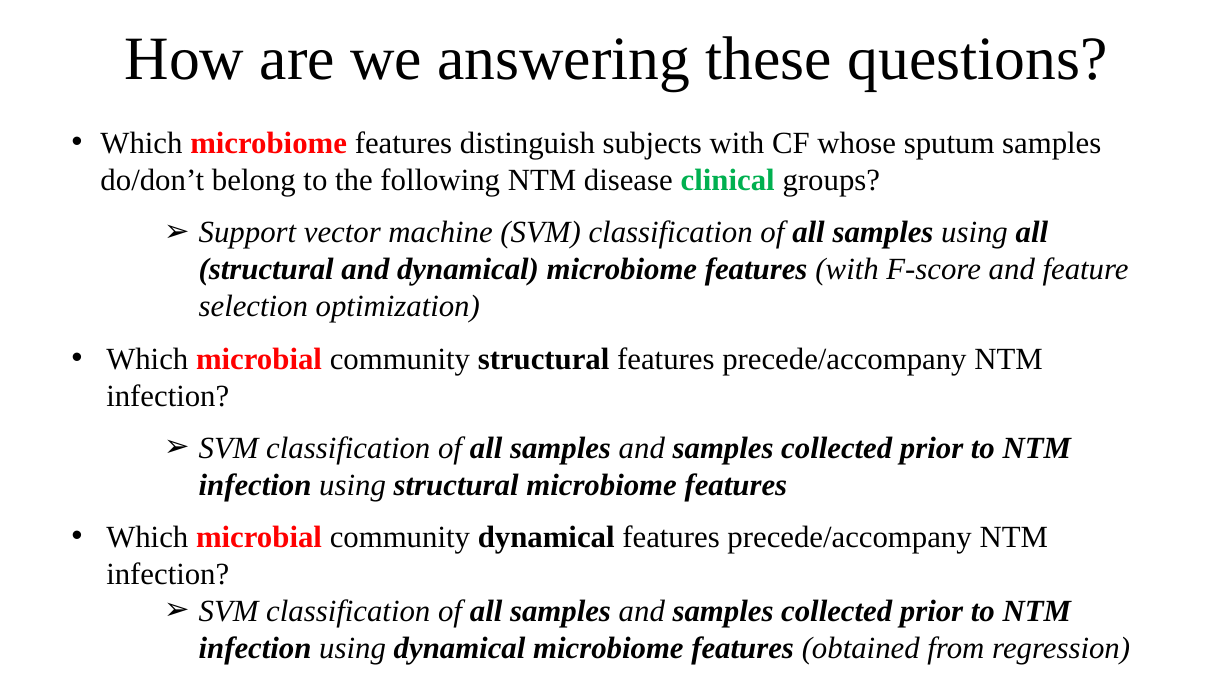
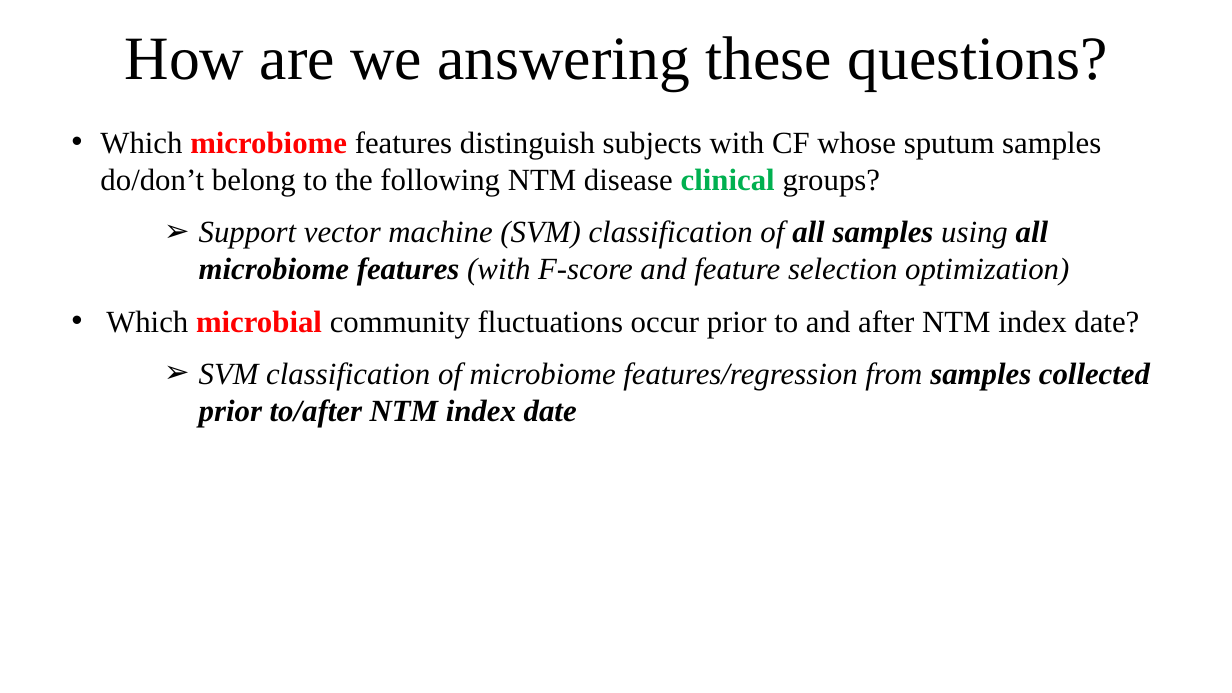
Before and after one commit to um-cf-microbiome/ml4cf, a slide deck: slide 3 of figures/src_files/NTM_Update_3_5_18.pptx. Drawn at 1232x693 pixels with LibreOffice and Linux fonts; fonts in the diff are those of the drawing. Boxes give left, top, right and bottom in pixels: in the first picture for what was removed or moved away, otherwise in the second. Text is boxed around its words. In the diff, an @@ line names an element or a change of style, - is before the commit and + after.

```diff
--- a/figures/src_files/NTM_Update_3_5_18.pptx
+++ b/figures/src_files/NTM_Update_3_5_18.pptx
@@ text at (x1=106, y1=220, x2=1150, y2=427): text changed @@
-    ➢ Support vector machine (SVM) classification of all samples using all (structural and dynamical) microbiome features (with F-score and feature selection optimization)
-    • Which microbial community structural features precede/accompany NTM infection?
-        ➢ SVM classification of all samples and samples collected prior to NTM infection using structural microbiome features
-    • Which microbial community dynamical features precede/accompany NTM infection?
-        ➢ SVM classification of all samples and samples collected prior to NTM infection using dynamical microbiome features (obtained from regression)
+    ➢ Support vector machine (SVM) classification of all samples using all microbiome features (with F-score and feature selection optimization)
+    • Which microbial community fluctuations occur prior to and after NTM index date?
+        ➢ SVM classification of microbiome features/regression from samples collected prior to/after NTM index date
```
Also in this commit, not shown: 6 other slides changed, 3 slides added, 1 slide removed, 4 other files.
